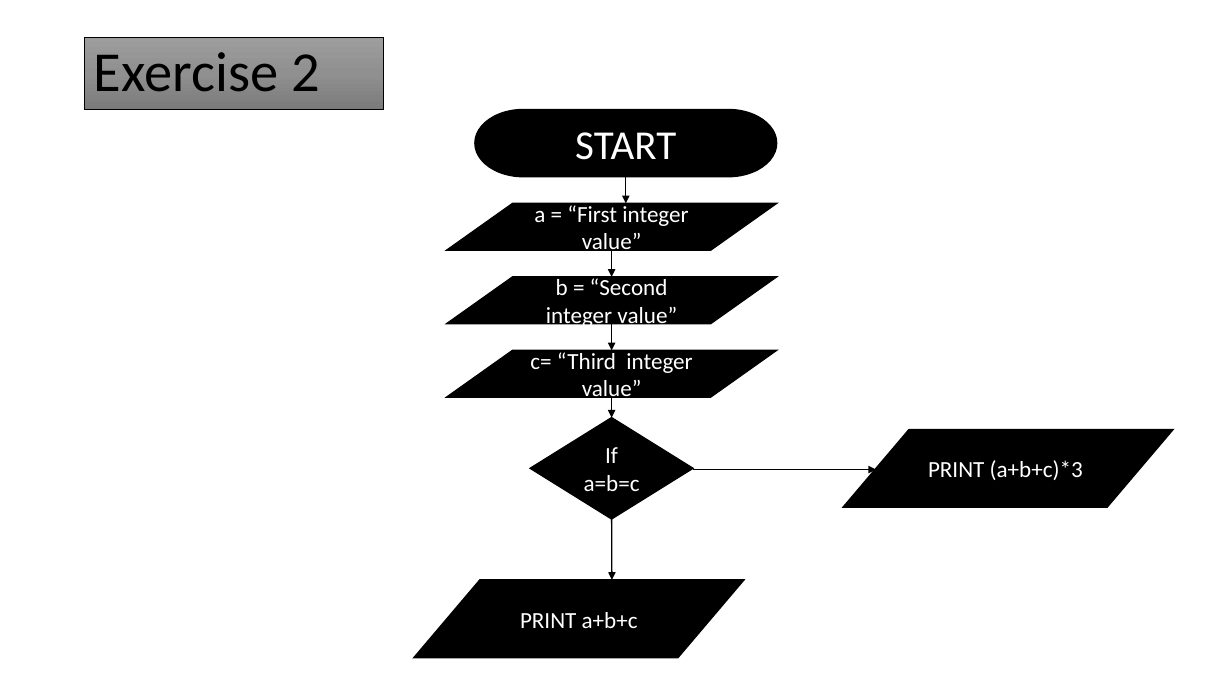
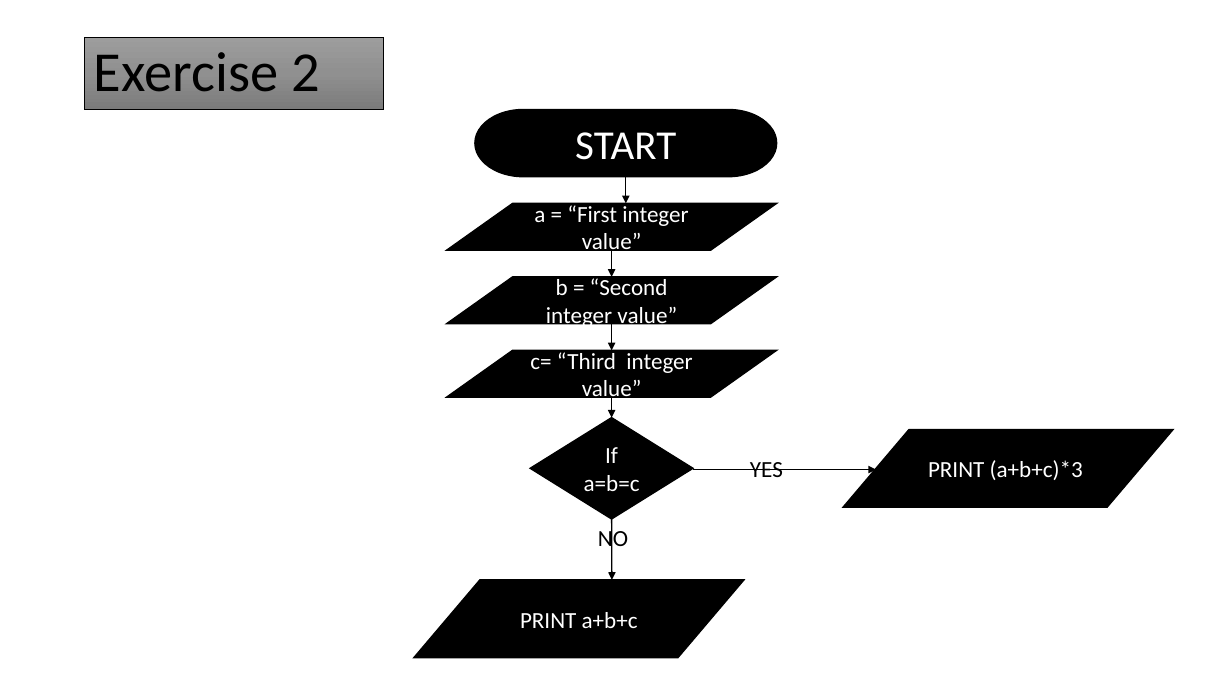
Before and after one commit to Solexi/frontend_course, a slide deck: slide 3 of Sophia's Flowchart.pptx. Drawn at 1232x693 pixels with LibreOffice and Linux fonts; fonts in the diff are those of the drawing. Boxes give left, top, right and bottom in pixels: in the first picture for what was removed or moved away, otherwise in the second. Text is boxed around its words. In the diff, an @@ line names an element or a change of style, - is before the commit and + after.

```diff
--- a/Sophia's Flowchart.pptx
+++ b/Sophia's Flowchart.pptx
@@ text added at box(750, 462, 783, 477), 18 pt, text #000000 @@
+YES
@@ text added at box(598, 527, 628, 553), 18 pt, text #000000 @@
+NO
```
Also in this commit, not shown: 2 slides added.
